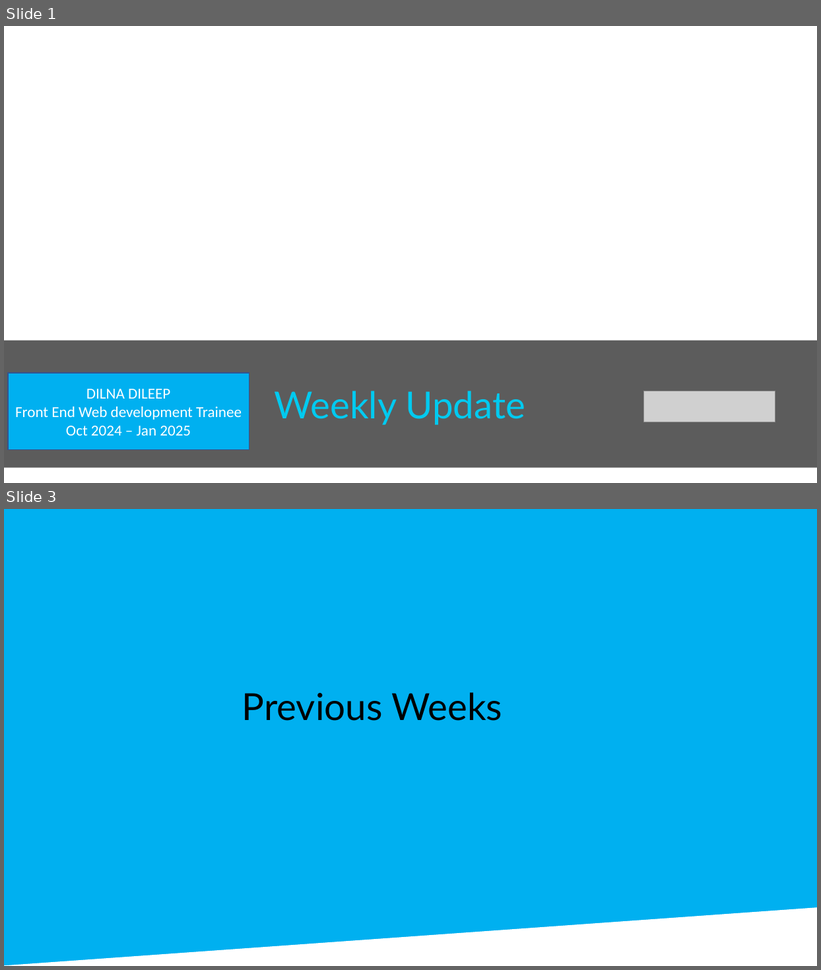
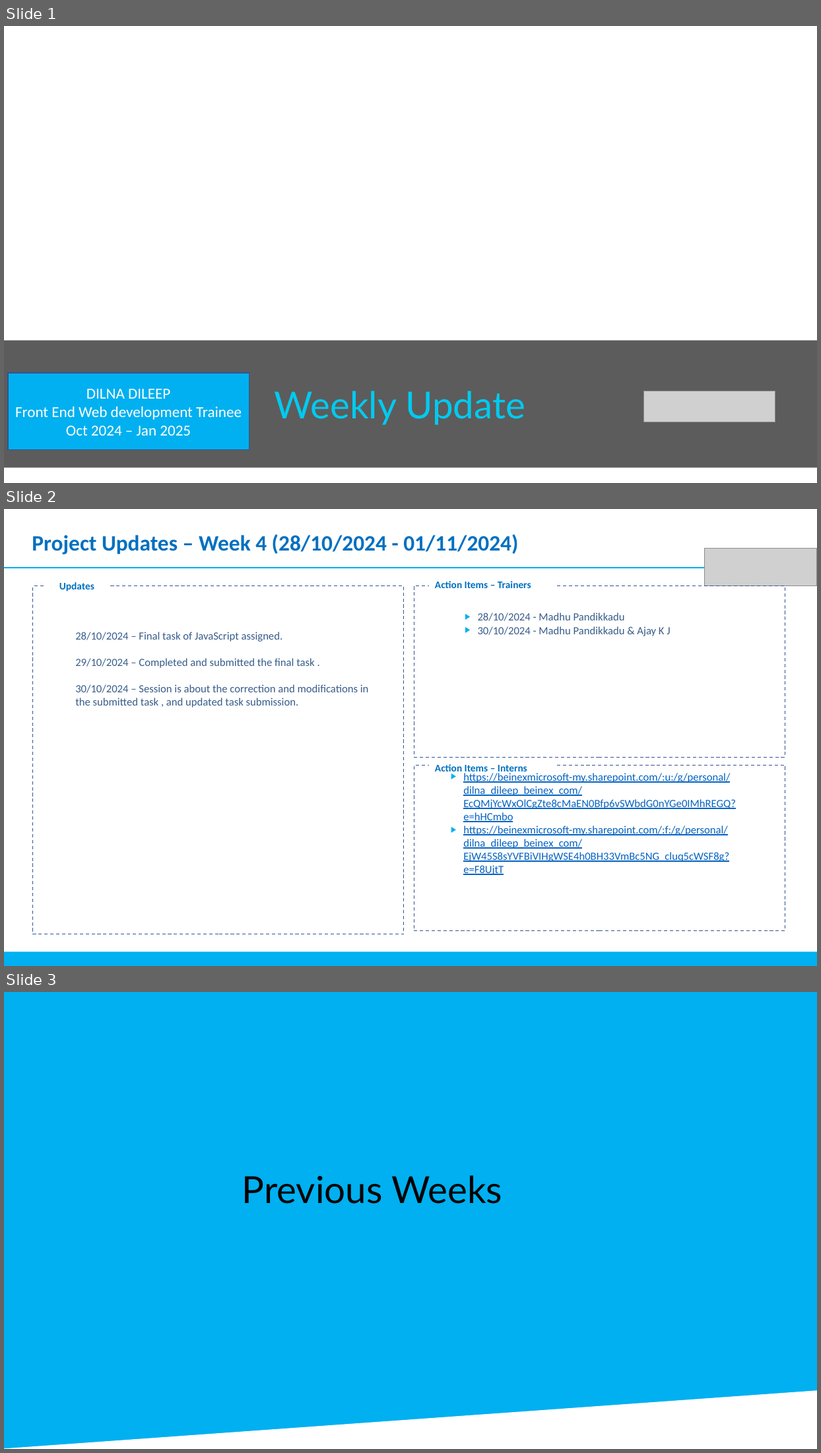
Before and after one commit to dilnadileep/FE-Internship, a slide deck: Weekly Status Update -Dilna Dileep.pptx. Shown one above the other, each under a label of ours: slides 1 and 3 before the commit, slides 1, 2 and 3 after it; the slides between them are not shown. The pictures are 821x970 and 821x1453 pixels, drawn with LibreOffice and Linux fonts; fonts in the diff are those of the drawing; grey boxes stand for pictures; background and template pictures are left out. Boxes give left, top, right and bottom in pixels: in the first picture for what was removed or moved away, otherwise in the second. Text is boxed around its words. In the diff, an @@ line names an element or a change of style, - is before the commit and + after.

Commit message:
angular session started ,first task complete

```diff
--- a/Weekly Status Update -Dilna Dileep.pptx
+++ b/Weekly Status Update -Dilna Dileep.pptx
@@ slide 2 added at [4,509,817,966], background #FFFFFF @@
@@ text added at [32,534,518,555], 26 pt, text #0070C0, bold @@
+Project Updates – Week 4 (28/10/2024 - 01/11/2024)
@@ picture added at [705,548,817,586] @@
@@ rectangle added at [4,567,817,568], fill #00B0F0 @@
@@ rectangle added at [32,586,403,935], outline #325491 1 pt dashed @@
@@ text added at [59,582,94,591], 12 pt, text #0070C0, bold @@
+Updates
@@ rectangle added at [415,586,785,757], outline #325491 1 pt dashed @@
@@ text added at [435,581,531,588], 12 pt, text #0070C0, bold @@
+Action Items – Trainers
@@ text added at [478,613,670,636], 13 pt, text #385D8A @@
+    ▶ 28/10/2024 - Madhu Pandikkadu
+    ▶ 30/10/2024 - Madhu Pandikkadu & Ajay K J
@@ text added at [75,632,369,708], 13 pt, text #385D8A @@
+    28/10/2024 – Final task of JavaScript assigned.
+    29/10/2024 – Completed and submitted the final task .
+    30/10/2024 – Session is about the correction and modifications in
+    the submitted task , and updated task submission.
@@ rectangle added at [415,766,785,931], outline #325491 1 pt dashed @@
@@ text added at [435,764,527,774], 12 pt, text #0070C0, bold @@
+Action Items – Interns
@@ text added at [463,773,736,875], 13 pt, text #0563C1, underline @@
+    ▶ https://beinexmicrosoft-my.sharepoint.com/:u:/g/personal/dilna_dileep_beinex_com/EcQMjYcWxOlCgZte8cMaEN0Bfp6vSWbdG0nYGe0IMhREGQ?e=hHCmbo
+    ▶ https://beinexmicrosoft-my.sharepoint.com/:f:/g/personal/dilna_dileep_beinex_com/EjW45S8sYVFBiVIHgWSE4h0BH33VmBc5NG_cluq5cWSF8g?e=F8UjtT
@@ rectangle added at [4,953,817,966], fill #00B0F0 @@
```
Also in this commit, not shown: 1 slide changed, 28 other files.
